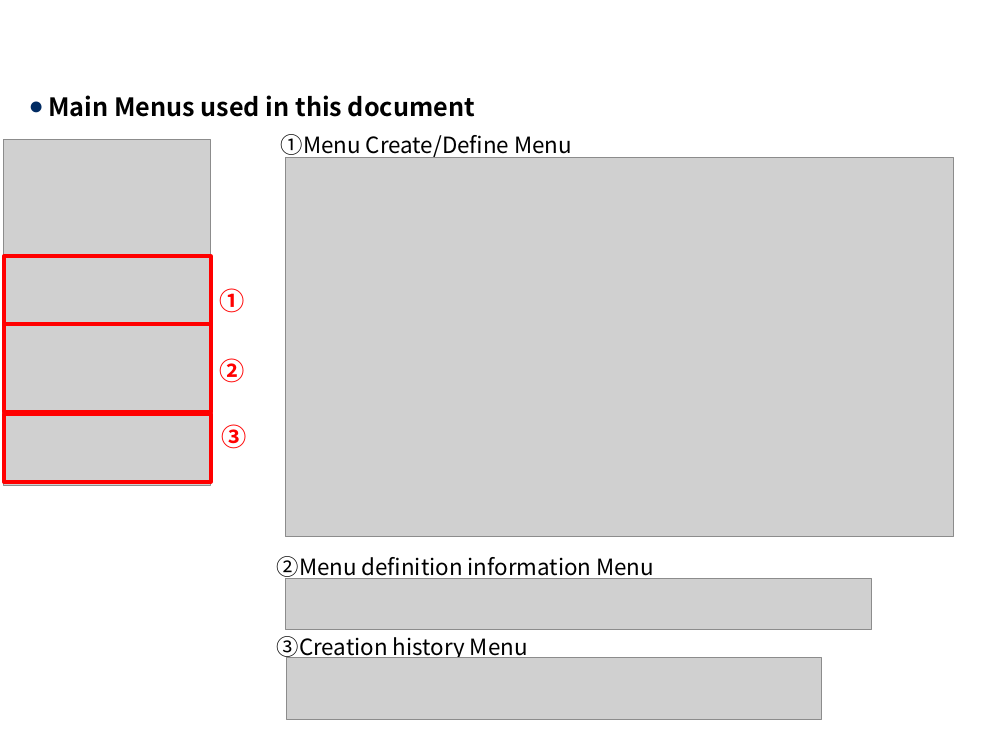
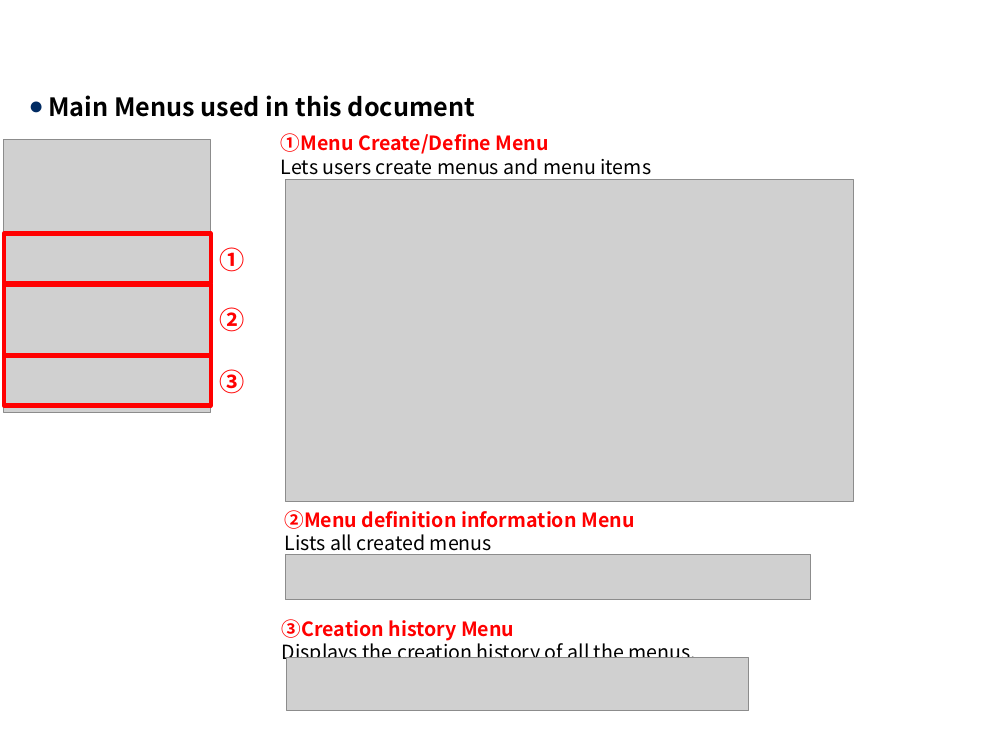
Before and after one commit to exastro-suite/it-automation-docs, a slide deck: slide 15 of asset/Learn/ITA-hg-ps_classroom_lecture_EN.pptx. Drawn at 1008x756 pixels with LibreOffice and Linux fonts; fonts in the diff are those of the drawing; grey boxes stand for pictures; background and template pictures are left out. Boxes give left, top, right and bottom in pixels: in the first picture for what was removed or moved away, otherwise in the second. Text is boxed around its words. In the diff, an @@ line names an element or a change of style, - is before the commit and + after.

```diff
--- a/asset/Learn/ITA-hg-ps_classroom_lecture_EN.pptx
+++ b/asset/Learn/ITA-hg-ps_classroom_lecture_EN.pptx
@@ picture: place and size @@
-picture at <box>4,140,211,486</box>
+picture at <box>4,140,211,412</box>
@@ text at <box>281,133,549,154</box>: size 16 to 14 pt, text colour #000000 to #FF0000, bold on in "①Menu Create/Define Menu" @@
@@ text at <box>281,153,651,175</box>: paragraph added @@
+Lets users create menus and menu items
@@ picture: place and size @@
-picture at <box>285,157,954,537</box>
+picture at <box>285,179,854,502</box>
@@ rectangle: place and size @@
-rectangle at <box>4,256,211,324</box>
+rectangle at <box>4,234,211,283</box>
@@ text "①": place and size @@
-text "①" at <box>220,288,245,313</box>
+text "①" at <box>220,247,245,272</box>
@@ rectangle: place and size @@
-rectangle at <box>4,325,211,412</box>
+rectangle at <box>4,284,211,355</box>
@@ text "②": place and size @@
-text "②" at <box>220,358,245,383</box>
+text "②" at <box>220,307,245,332</box>
@@ rectangle: place and size @@
-rectangle at <box>4,414,211,482</box>
+rectangle at <box>4,356,211,406</box>
@@ text "③": place and size @@
-text "③" at <box>221,424,246,449</box>
+text "③" at <box>220,369,245,394</box>
@@ text "②Menu definition information Menu": place and size @@
-text "②Menu definition information Menu" at <box>277,556,654,581</box>
+text "②Menu definition information Menu" at <box>284,510,634,556</box>
@@ text at <box>284,534,492,556</box>: paragraph added @@
+Lists all created menus
@@ text at <box>284,510,634,529</box>: size 16 to 14 pt, text colour #000000 to #FF0000, bold on in "②Menu definition information Menu" @@
@@ picture: place and size @@
-picture at <box>285,579,872,629</box>
+picture at <box>285,554,810,600</box>
@@ text "③Creation history Menu": place and size @@
-text "③Creation history Menu" at <box>277,636,528,660</box>
+text "③Creation history Menu" at <box>282,619,697,665</box>
@@ text at <box>282,619,514,641</box>: size 16 to 14 pt, text colour #000000 to #FF0000, bold on in "③Creation history Menu" @@
@@ text at <box>282,639,697,665</box>: paragraph added @@
+Displays the creation history of all the menus.
@@ picture: place and size @@
-picture at <box>287,657,822,720</box>
+picture at <box>287,657,749,711</box>
```
Also in this commit, not shown: 2 other slides changed, 12 other files.
